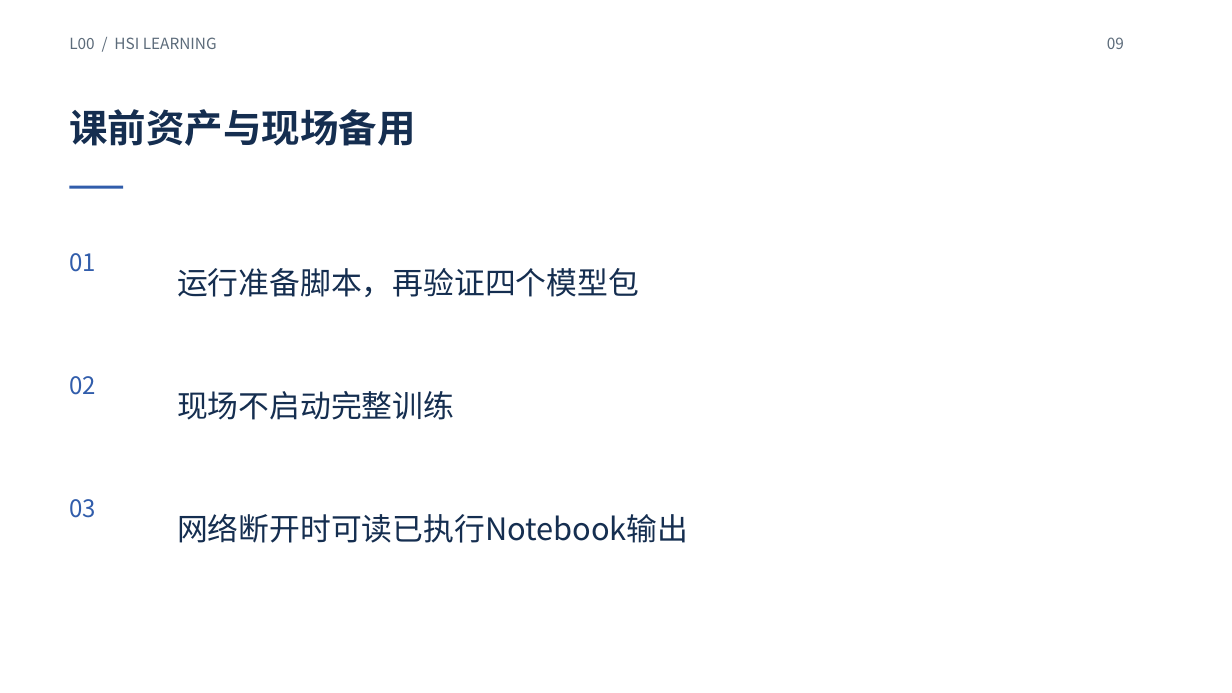
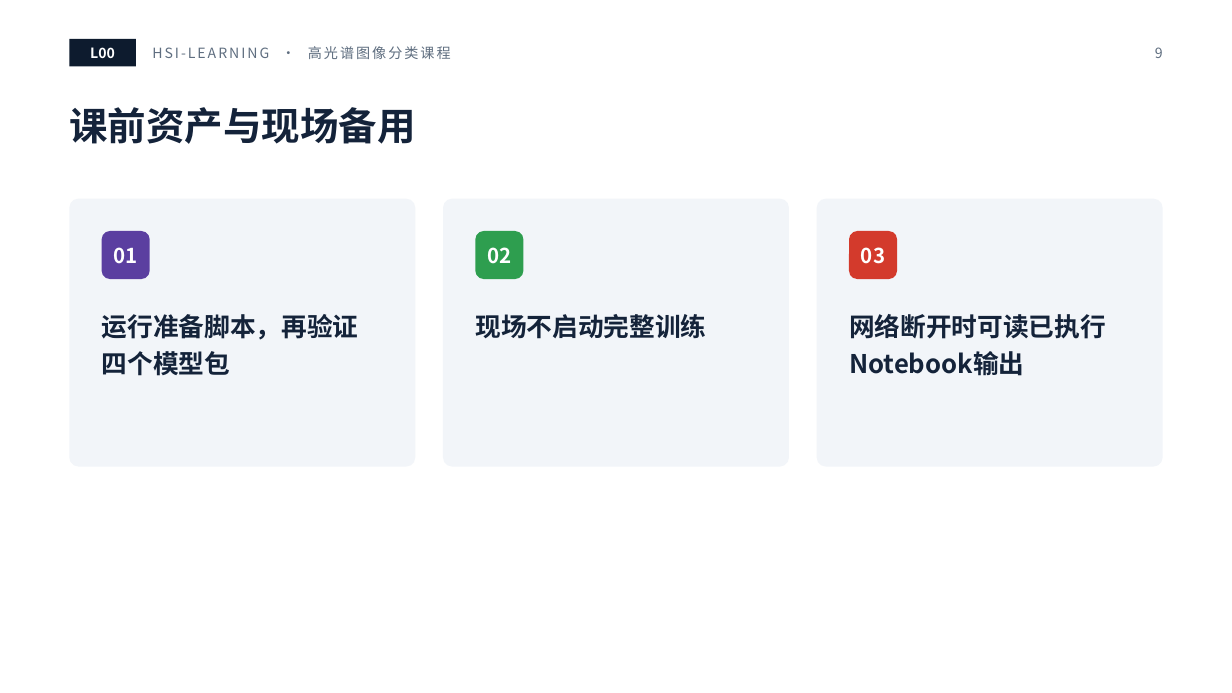
Before and after one commit to masskx/HSI-Learning, a slide deck: slide 9 of slides/decks/L00-environment.pptx. Drawn at 1232x693 pixels with LibreOffice and Linux fonts; fonts in the diff are those of the drawing. Boxes give left, top, right and bottom in pixels: in the first picture for what was removed or moved away, otherwise in the second. Text is boxed around its words. In the diff, an @@ line names an element or a change of style, - is before the commit and + after.

```diff
--- a/slides/decks/L00-environment.pptx
+++ b/slides/decks/L00-environment.pptx
@@ text removed at (69,37,217,49) @@
-L00 / HSI LEARNING
@@ rectangle added at (69,39,136,67), fill #0D1B2E @@
@@ text added at (90,47,115,58), 11 pt, text #FFFFFF, bold @@
+L00
@@ text added at (152,46,451,59), 11 pt, text #5F6E80 @@
+HSI-LEARNING · 高光谱图像分类课程
@@ text removed at (1107,37,1124,49) @@
-09
@@ page number added at (1155,47,1163,58), 11 pt, text #5F6E80 @@
+9
@@ title "课前资产与现场备用" at (69,107,415,144): text colour #152E50 to #14233A @@
@@ rectangle removed at (69,186,123,189) @@
@@ rounded rectangle added at (69,199,415,467), fill #F2F5F9 @@
@@ rounded rectangle added at (443,199,788,467), fill #F2F5F9 @@
@@ rounded rectangle added at (817,199,1163,467), fill #F2F5F9 @@
@@ text "01": place and size @@
-text "01" at (69,253,96,272)
+text "01" at (114,247,138,264)
@@ rounded rectangle added at (102,231,150,279), fill #5B3FA0 @@
@@ text "02": place and size @@
-text "02" at (69,376,96,395)
+text "02" at (487,247,511,264)
@@ rounded rectangle added at (475,231,523,279), fill #2E9E4F @@
@@ size 18.8 to 16 pt, text colour #315DAB to #FFFFFF, bold on; alignment left to centre in 3 elements at (114,247,138,264), (487,247,511,264), (861,247,885,264) @@
@@ text "03": place and size @@
-text "03" at (69,499,96,518)
+text "03" at (861,247,885,264)
@@ rounded rectangle added at (849,231,897,279), fill #D33A2C @@
@@ text "运行准备脚本，再验证四个模型包": place and size @@
-text "运行准备脚本，再验证四个模型包" at (177,268,639,297)
+text "运行准备脚本，再验证四个模型包" at (102,314,359,376)
@@ text "现场不启动完整训练": place and size @@
-text "现场不启动完整训练" at (177,391,454,420)
+text "现场不启动完整训练" at (475,314,706,339)
@@ size 24 to 20 pt, text colour #152E50 to #14233A, bold on; line spacing 1 to 1.2; vertical alignment middle to top in 3 elements at (102,314,359,376), (475,314,706,339), (849,314,1106,376) @@
@@ text "网络断开时可读已执行Notebook输出": place and size @@
-text "网络断开时可读已执行Notebook输出" at (177,514,689,543)
+text "网络断开时可读已执行Notebook输出" at (849,314,1106,376)
```
Also in this commit, not shown: 11 other slides changed, 20 other files.
